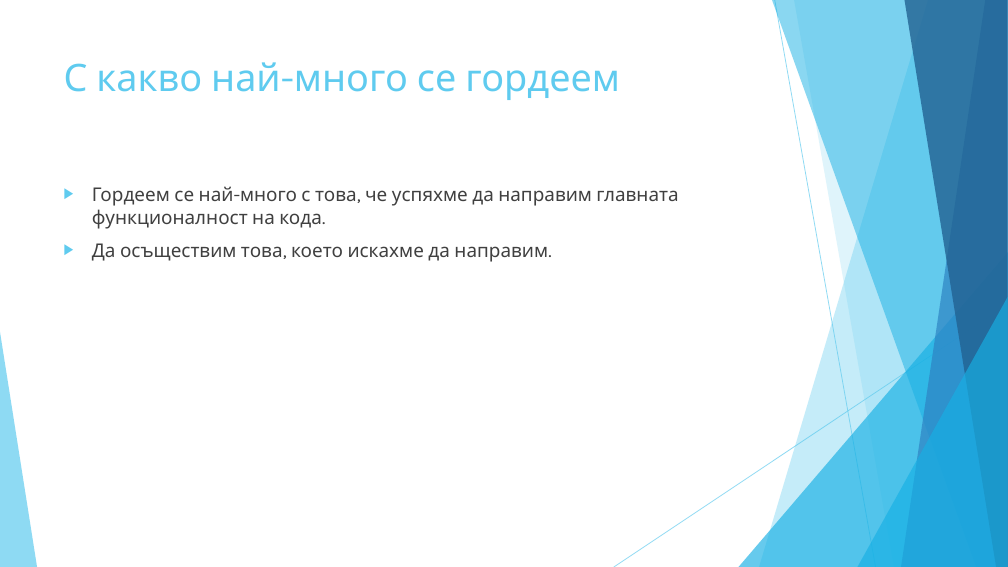
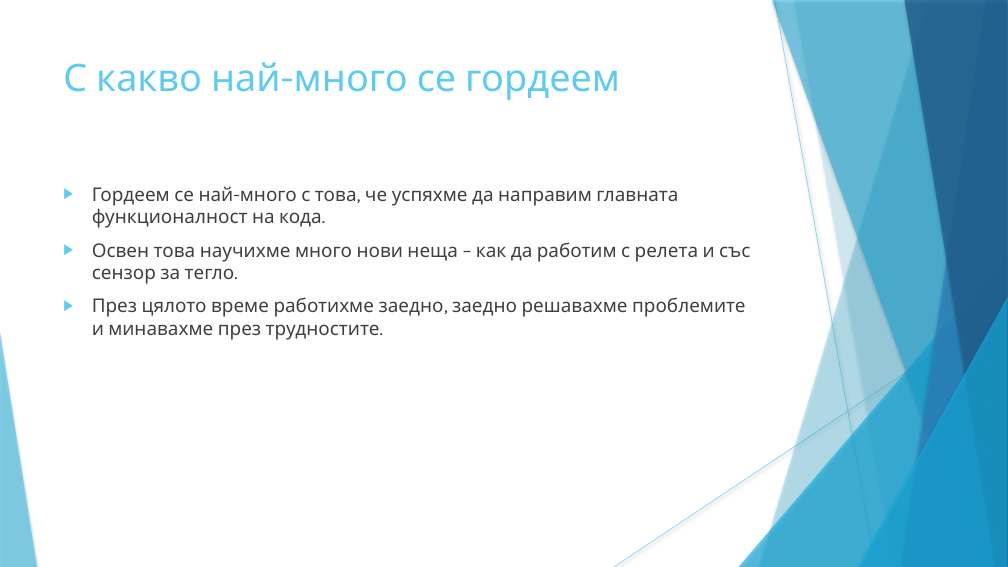
Before and after one commit to Vladikolev0321/Coctail-machine, a slide deck: slide 9 of презентация.pptx. Drawn at 1008x567 pixels with LibreOffice and Linux fonts; fonts in the diff are those of the drawing. Boxes give left, top, right and bottom in pixels: in the first picture for what was removed or moved away, otherwise in the second. Text is boxed around its words. In the diff, an @@ line names an element or a change of style, - is before the commit and + after.

```diff
--- a/презентация.pptx
+++ b/презентация.pptx
@@ line (775, 0) - (876, 567): stroke #5FCBEF 0.75 pt to #5FCBEF 0.74 pt @@
@@ freeform shape at [794, 0, 1008, 567]: shadow on; outline redrawn @@
@@ text at [92, 186, 678, 228]: indent changed @@
@@ text at [92, 242, 750, 340]: text changed @@
-▶ Да осъществим това, което искахме да направим.
+▶ Освен това научихме много нови неща – как да работим с релета и със сензор за тегло.
+▶ През цялото време работихме заедно, заедно решавахме проблемите и минавахме през трудностите.
@@ line (1008, 305) - (614, 567): stroke #5FCBEF 0.75 pt to #5FCBEF 0.74 pt @@
@@ shadow on in 7 elements at [759, 0, 1008, 567], [739, 252, 1008, 567], [772, 0, 1008, 567], [901, 0, 1008, 567], [904, 0, 1008, 567], [858, 297, 1008, 567], [0, 332, 37, 567] @@
```
Also in this commit, not shown: 8 other slides changed, 1 slide added, 1 slide removed, 7 other files.
